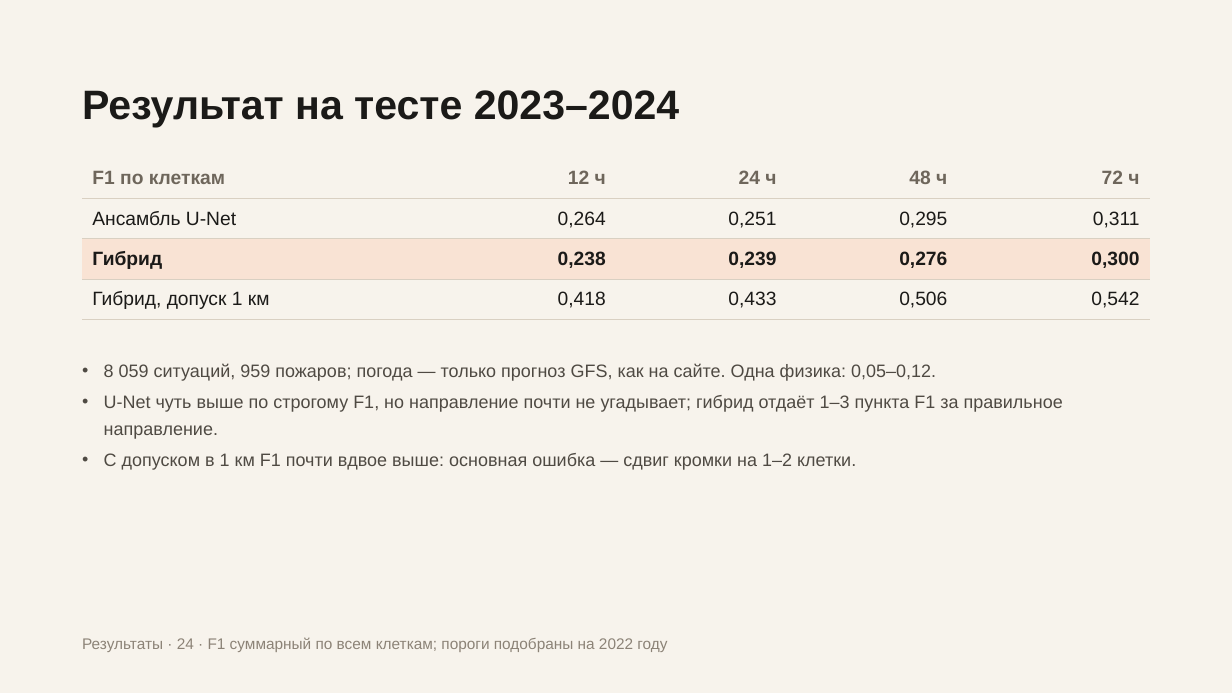
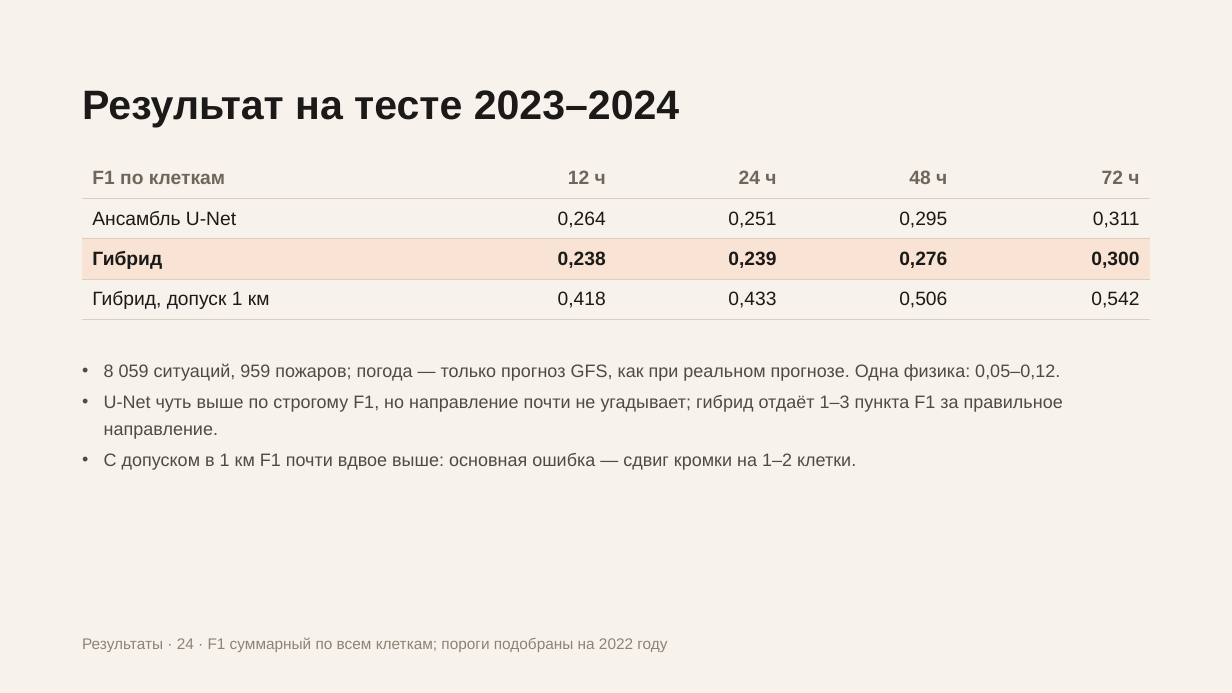
Before and after one commit to Bekabaev/fire_proj, a slide deck: slide 24 of presentation/presentation_final2.pptx. Drawn at 1232x693 pixels with LibreOffice and Linux fonts; fonts in the diff are those of the drawing. Boxes give left, top, right and bottom in pixels: in the first picture for what was removed or moved away, otherwise in the second. Text is boxed around its words. In the diff, an @@ line names an element or a change of style, - is before the commit and + after.

```diff
--- a/presentation/presentation_final2.pptx
+++ b/presentation/presentation_final2.pptx
@@ text at (104,363,1060,381): text changed @@
-• 8 059 ситуаций, 959 пожаров; погода — только прогноз GFS, как на сайте. Одна физика: 0,05–0,12.
+• 8 059 ситуаций, 959 пожаров; погода — только прогноз GFS, как при реальном прогнозе. Одна физика: 0,05–0,12.
```
Also in this commit, not shown: 11 other slides changed, 9 other files.
